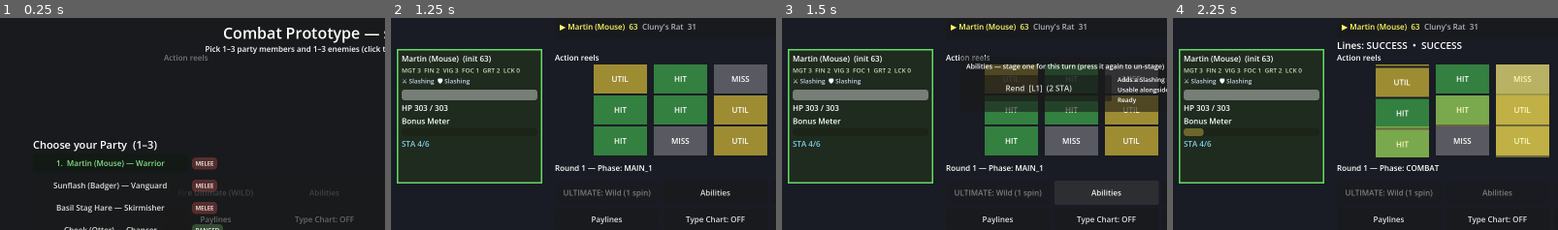
Above: before the commit, frames 1-4 (left to right).
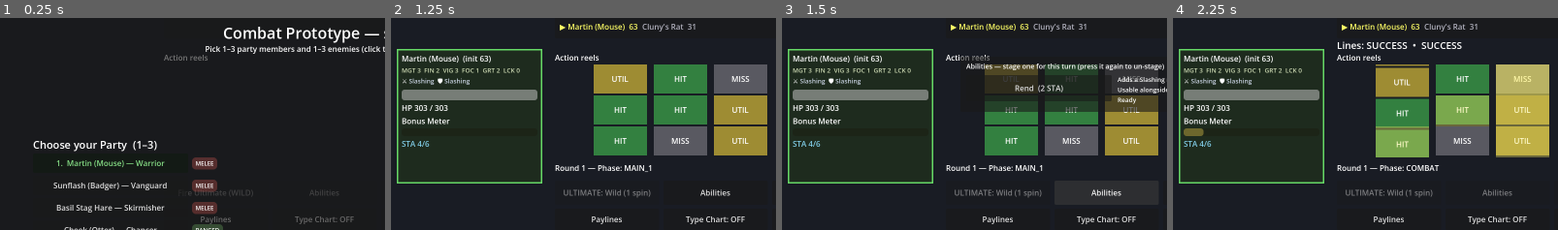
Above: after the commit, the same moments.

Repository: djkipyaboy/bunnies
Game: Godot game, scene res://combat/combat.tscn
Two runs of this game, one before a commit and one after it. Both use one fixed random seed, a clock stepped at 60 frames per second and the inputs below.
Inputs:
- Up to frame 1 (0.25 s): no input
- Up to frame 2 (1.25 s): click "BEGIN FIGHT" at 0.5 s
- Up to frame 3 (1.5 s): click "Abilities" at 1.25 s
- Up to frame 4 (2.25 s): click "SPIN" at 2 s
The pictures show only the part of the screen within x 0-50%, y 0-50%; the shares and areas given below are measured in that part.

Frames 1-2 are identical in both runs. In frame 3, 0.3% of the frame differs, in the area x 58-76%, y 31-36%; in frame 4, nothing differs.

Commit message:
fix(ui): hide the base ability's [L1] tag from the Abilities menu
Player request (2026-07-25 playtest, after confirming the talent-tree fixes all work):
"[L1]" was a leftover disambiguation aid from the earlier L5/L7/L9->L2/L3/L4 unlock-ladder
compression, shown only next to the base ability and nowhere else — reads as internal/dev
noise to a real player. Removed; test updated to assert its absence.

Also confirmed with the player: an Ability Talent row genuinely has no "deselect back to
blank" path once spent (only swap-to-a-different-option) — this is intentional, not a gap,
and is exactly what eliminates the toggle-visual-revert bug class from recurring.

Diff:
--- a/combat/ui/ability_menu_panel.gd
+++ b/combat/ui/ability_menu_panel.gd
@@ -129,8 +129,7 @@
 	var state: RowState = row_state(plan, c, id)
 
 	var btn := Button.new()
-	var level_tag: String = "  [L1]" if (c != null and id == c.ability_id) else ""
-	btn.text = "%s%s  (%s)" % [AbilityCatalog.display_name(id), level_tag, cost_text(plan, c, id)]
+	btn.text = "%s  (%s)" % [AbilityCatalog.display_name(id), cost_text(plan, c, id)]
 	btn.position = Vector2(PAD, y)
 	btn.custom_minimum_size = Vector2(BTN_W, ROW_H - 10.0)
 	var status: String = cooldown_text(c, id)
--- a/tests/test_ability_menu_panel.gd
+++ b/tests/test_ability_menu_panel.gd
@@ -50,8 +50,11 @@
 	_check(AbilityMenuPanel._dynamic_suffix(&"bloodwrath", vg).contains("+25% damage"), "bloodwrath suffix at 25%% missing HP shows +25%%")
 	_check(AbilityMenuPanel._dynamic_suffix(&"heroic_guard", vg) == "", "no dynamic suffix for other abilities")
 
+	# Player request (2026-07-25 playtest): the base ability's "[L1]" tag was a leftover disambiguation
+	# aid from the L5/L7/L9->L2/L3/L4 unlock-ladder compression and reads as internal/dev noise to a
+	# real player (no other ability level is ever tagged this way) — hidden from the menu entirely.
 	var base_btn: Button = panel._row_buttons[c.ability_id]
-	_check("[L1]" in base_btn.text, "base ability row shows the [L1] tag")
+	_check("[L1]" not in base_btn.text, "base ability row no longer shows an [L1] tag")
 
 	panel.free()
 	quit()
